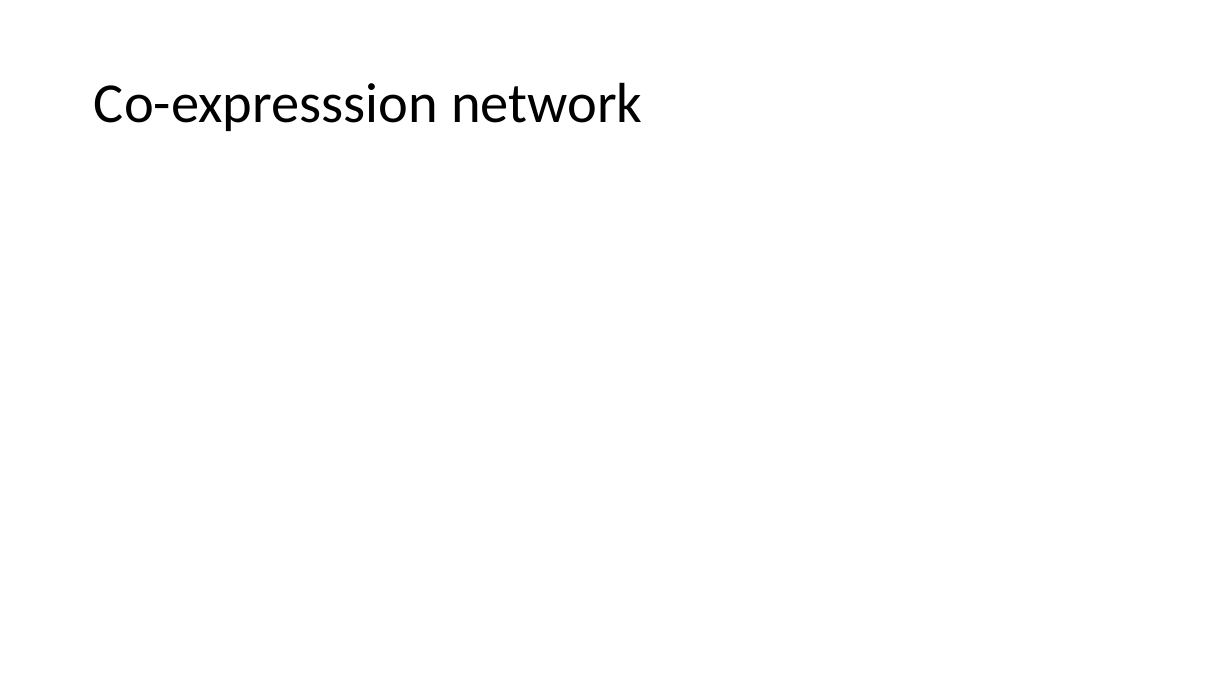
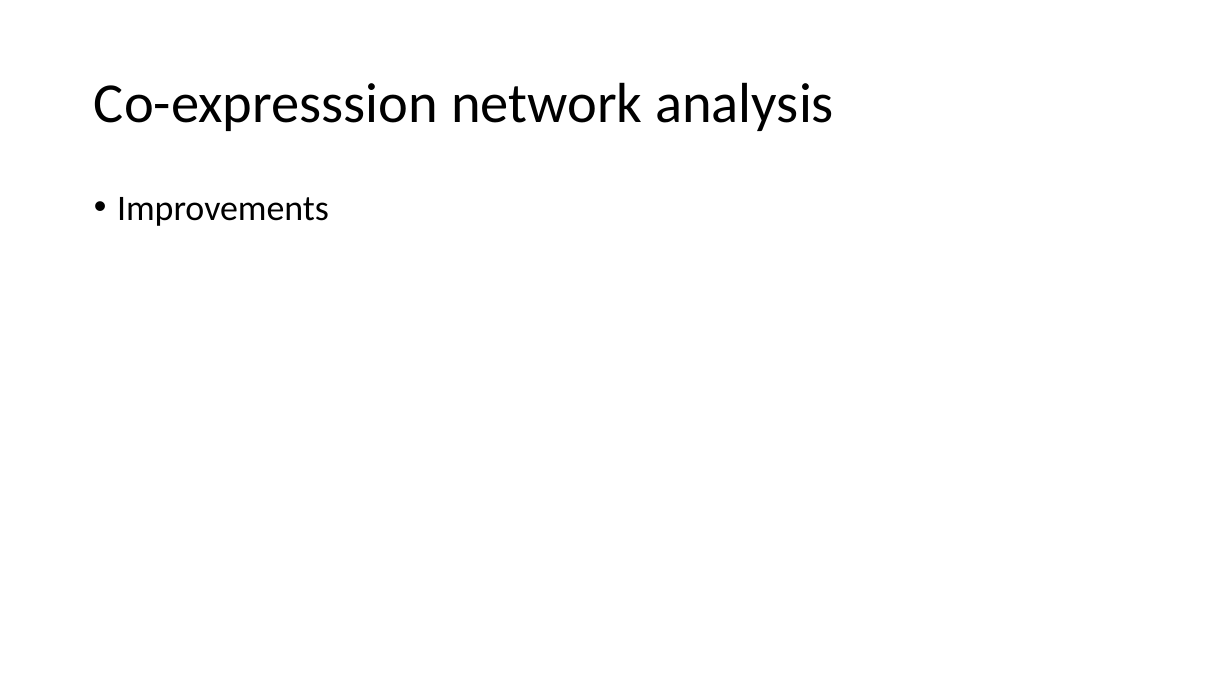
Before and after one commit to leezx/GBSI, a slide deck: slide 17 of MSIC.pptx (slide 5 before the commit). Drawn at 1232x693 pixels with LibreOffice and Linux fonts; fonts in the diff are those of the drawing. Boxes give left, top, right and bottom in pixels: in the first picture for what was removed or moved away, otherwise in the second. Text is boxed around its words. In the diff, an @@ line names an element or a change of style, - is before the commit and + after.

```diff
--- a/MSIC.pptx
+++ b/MSIC.pptx
@@ title at (94, 82, 834, 131): text changed @@
-Co-expresssion network
+Co-expresssion network analysis
@@ text added at (117, 197, 329, 226), 28 pt, text #000000 @@
+• Improvements
```
Also in this commit, not shown: 3 other slides changed, 15 slides added, 10 other files.
